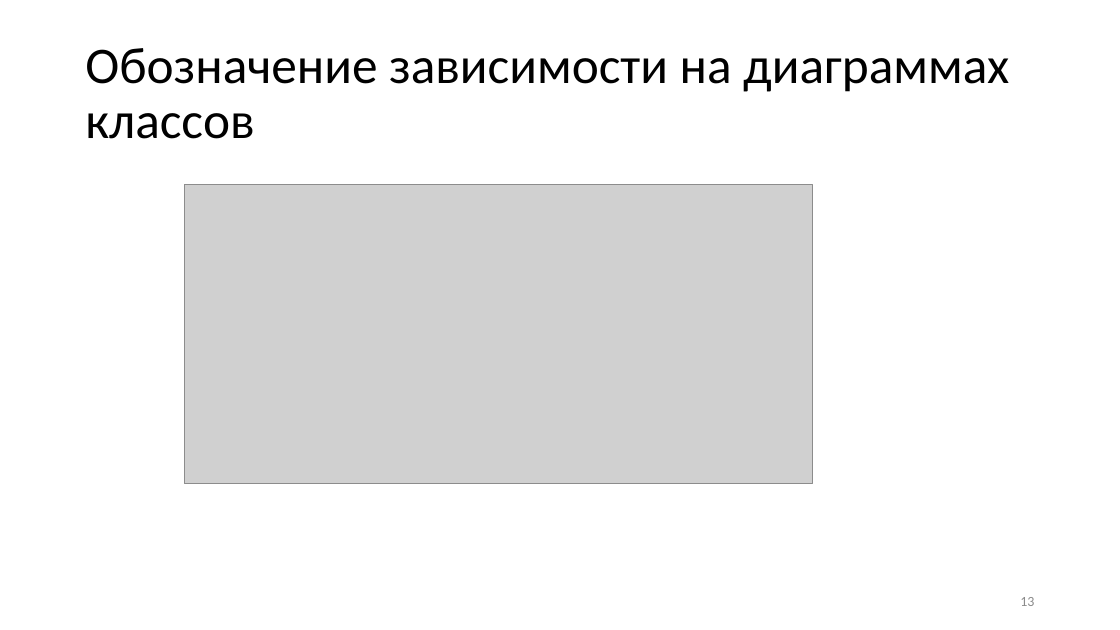
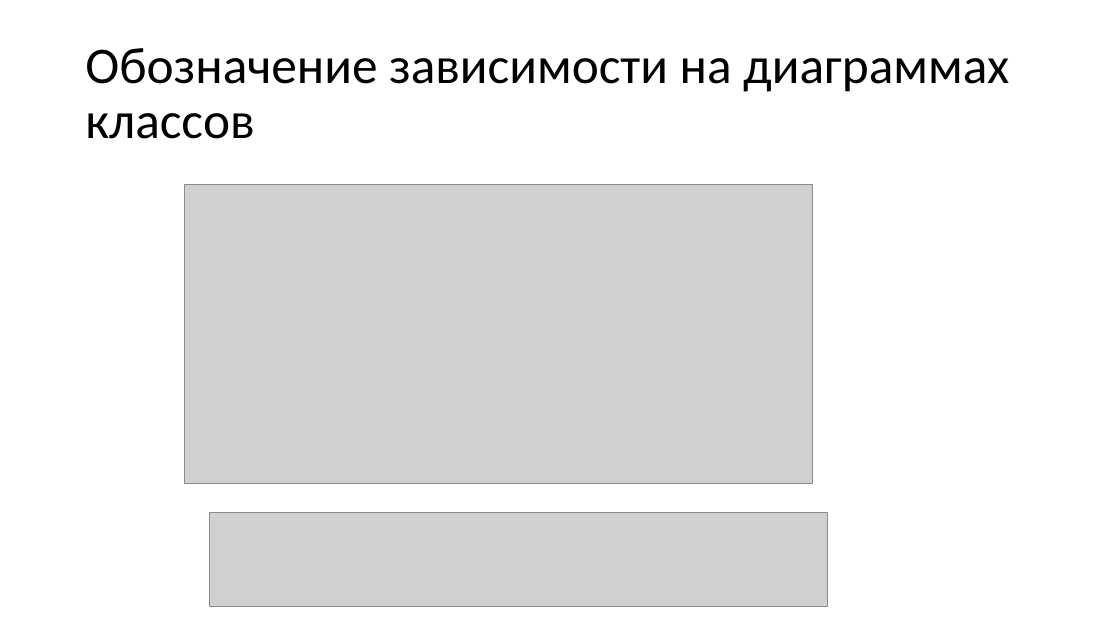
Before and after one commit to alexey-malov/ood, a slide deck: slide 14 of lectures/00.relations/Отношения между классами.pptx (slide 13 before the commit). Drawn at 1120x630 pixels with LibreOffice and Linux fonts; fonts in the diff are those of the drawing; grey boxes stand for pictures. Boxes give left, top, right and bottom in pixels: in the first picture for what was removed or moved away, otherwise in the second. Text is boxed around its words. In the diff, an @@ line names an element or a change of style, - is before the commit and + after.

```diff
--- a/lectures/00.relations/Отношения между классами.pptx
+++ b/lectures/00.relations/Отношения между классами.pptx
@@ picture added at <box>209,513,827,607</box> @@
@@ page number removed at <box>1020,597,1034,606</box> @@
-13
```
Also in this commit, not shown: 10 other slides changed, 4 slides added, 4 slides removed, 1 other file.
